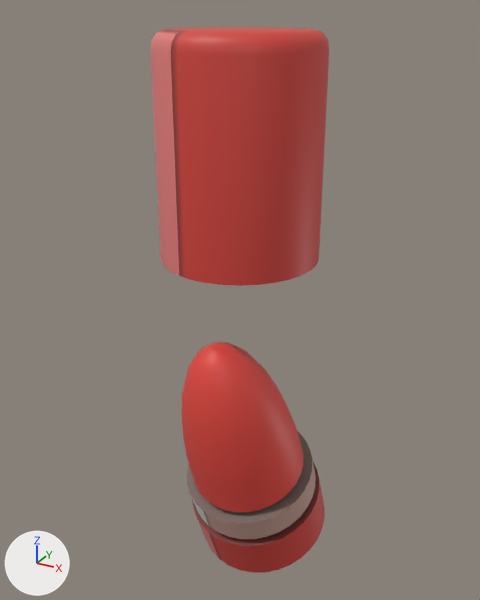
The glTF model models/tools/tool_marker_medium.glb: old version first, new version second.
One viewpoint serves both versions: a 50 mm lens placed at (4.34, -7.88, 6.35), pointed at (-0.21, 0.39, 2.21). The lights are fixed; the arrows at lower left show +X, +Y and +Z. Where no turn or scale is listed for an object, it has been applied to the vertices.

Objects in the first picture: 'Cap.001', 'Marker.001'.
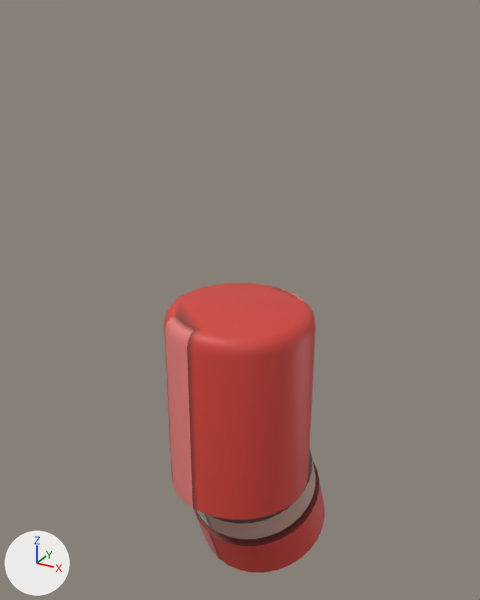
Diff of the bpy script that builds the scene:
```diff
--- a/models/tools/tool_marker_medium.glb.py
+++ b/models/tools/tool_marker_medium.glb.py
@@ ob_cap_001 @@
 ob_cap_001 = bpy.data.objects.new('Cap.001', me_cylinder_001)
-ob_cap_001.location = (0.0, 0.0, 3.82)
-ob_cap_001.rotation_euler = (0.0, 0.0, -0.0887)  # degrees (0, 0, -5.1)
+ob_cap_001.location = (0.0, 0.0, 0.0)
 ob_cap_001.scale = (0.75, 0.75, 1.0)
```

Changed parts and their boxes (x1, y1, x2, y2) in the pictures (480 x 600 px):
'Cap.001', moved, turned
    before: (150, 27, 329, 286)
    after: (164, 283, 316, 520)
'Marker.001', unchanged, covered by the edit
    before: (182, 342, 325, 573)
    after: (194, 448, 325, 573)
